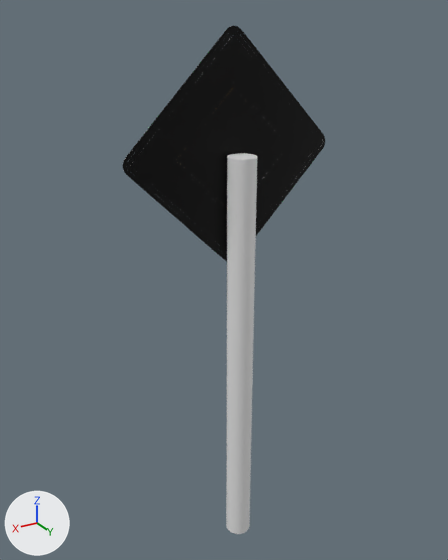
Renders of the COLLADA model worlds/models/meshes/Preference.dae from each side of a commit.
Before and after are seen from a camera (50 mm lens) standing at (0.139, 0.224, 0.254) and looking at (0.003, -0.003, 0.141). The axes (+X, +Y, +Z) are drawn at lower left. The lights are the same throughout. Where no turn or scale is listed for an object, it has been applied to the vertices.

The scene before the commit, as lines of its bpy script (objects in view):
```python
me_cylinder = bpy.data.meshes.new('Cylinder')
me_cylinder.from_pydata(...)  # a 32-sided cylinder along z spanning x -0.006..0.006, y -0.006..0.006, z -0.1..0.1
me_path1847 = bpy.data.meshes.new('path1847')
me_path1847.from_pydata(...)  # 11175 vertices, 21884 faces; spans x -0.0499..0.0501, y -0.0001..0.0, z -0.0007..0.1001
# faces by material slot: [187, 1695, 3248, 1379, 215, 5805, 9355]
me_path1847.materials.append(mat_svgmat_003)  # yellow #f4b809
me_path1847.materials.append(mat_svgmat_001)  # white #fdfdfd
me_path1847.materials.append(mat_svgmat_002)  # grey #acacac
me_path1847.materials.append(mat_svgmat_004)  # green #2aa54d
me_path1847.materials.append(mat_svgmat_005)  # yellow #987306
me_path1847.materials.append(mat_svgmat_006)  # dark grey #575757
me_path1847.materials.append(mat_svgmat_007)  # black #000000
ob_cylinder = bpy.data.objects.new('Cylinder', me_cylinder)
ob_cylinder.location = (0.0, 0.0071, 0.1)
ob_path1847 = bpy.data.objects.new('path1847', me_path1847)
ob_path1847.location = (0.0, 0.0, 0.15)
```
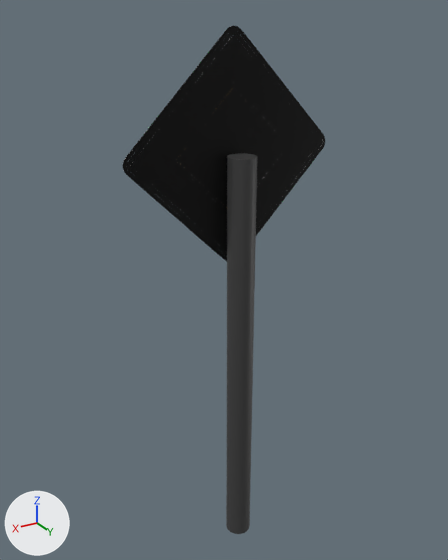
Changed parts and their boxes (x1, y1, x2, y2) in the pictures (448 x 560 px):
```json
{"object": "Cylinder", "change": "recoloured", "before": [226, 153, 257, 534], "after": [226, 153, 257, 534], "on screen": "grey to black"}
```

Edits to the scene script, one JSON object a line:
```json
{"op": "add", "block": "mat_material_001", "code": ["mat_material_001 = principled_material('Material.001')", "mat_material_001.base_color = (0.0497, 0.0497, 0.0497)  # black #3f3f3f"]}
{"block": "me_cylinder", "where": "me_cylinder.from_pydata(...)  # 64 vertices, 124 faces; spans x -0.006..0.006, y -0.006..0.006, z -0.1..0.1"}
{"op": "add", "block": "me_cylinder", "code": "me_cylinder.materials.append(mat_material_001)  # black #3f3f3f"}
```
